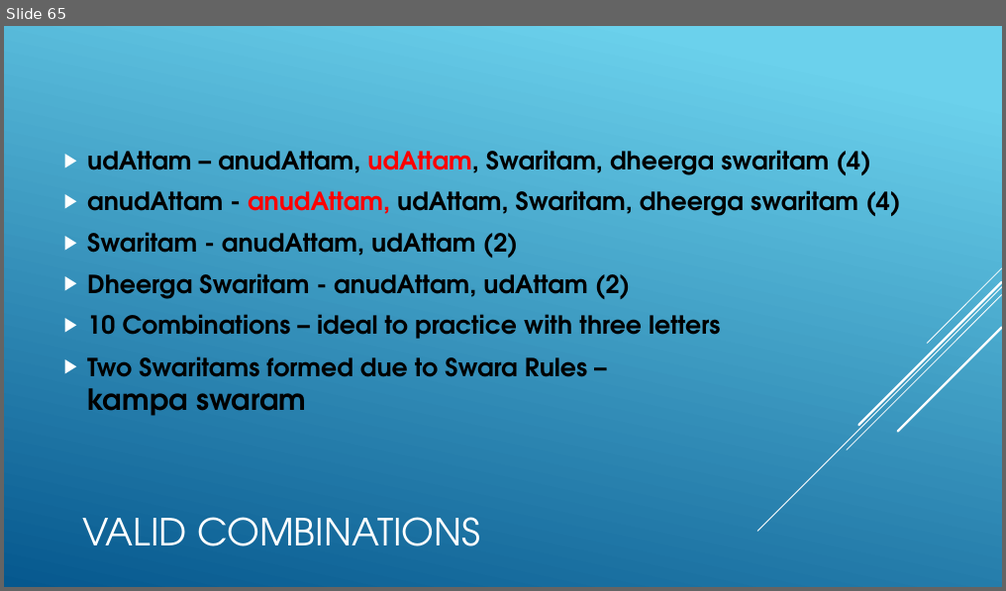
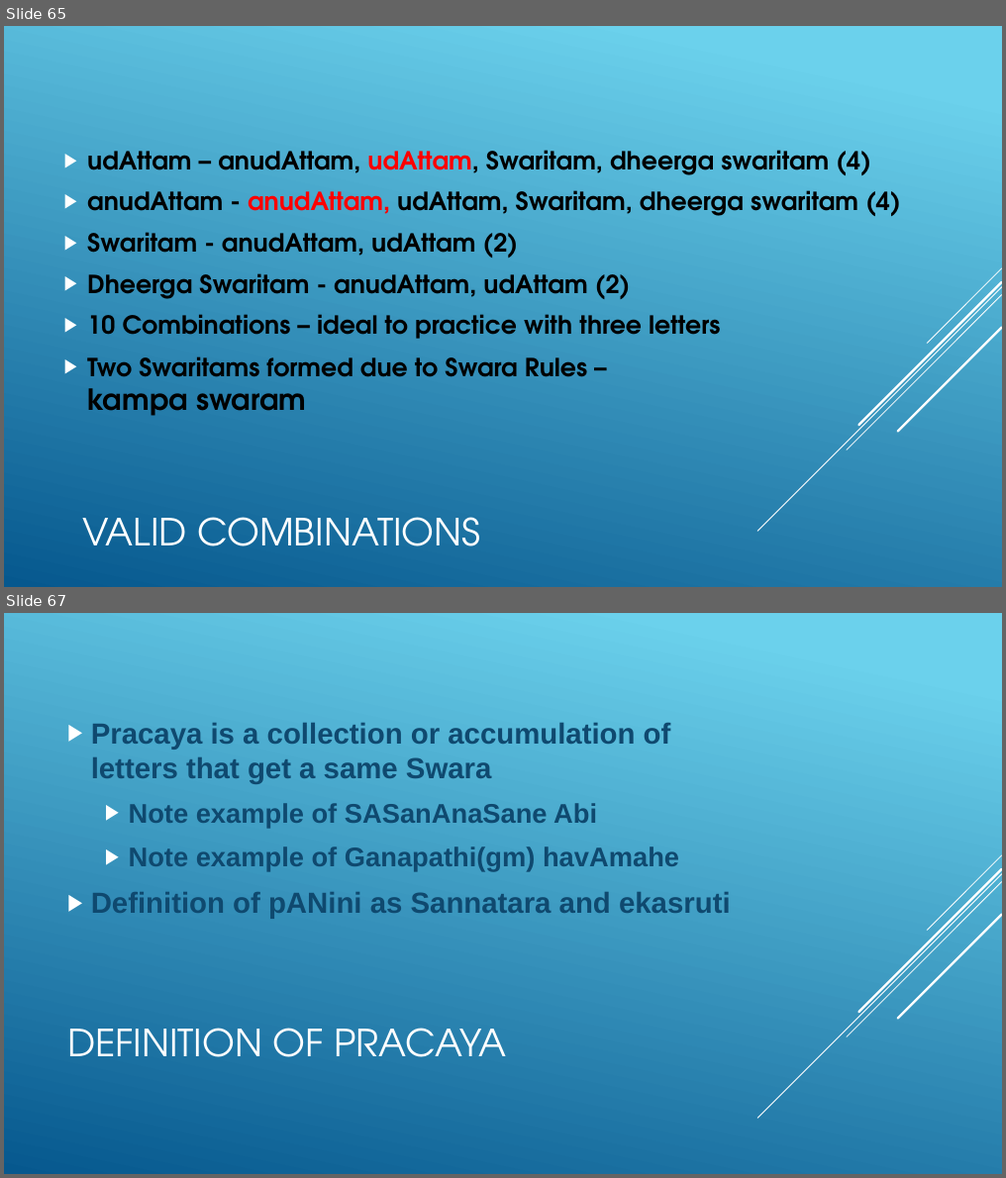
Before and after one commit to KYVeda/texts, a slide deck: Veda Lectures/Veda Basics.pptx. Shown one above the other, each under a label of ours: slide 65 before the commit, slides 65 and 67 after it; the slides between them are not shown. The pictures are 1006x591 and 1006x1178 pixels, drawn with LibreOffice and Linux fonts; fonts in the diff are those of the drawing. Boxes give left, top, right and bottom in pixels: in the first picture for what was removed or moved away, otherwise in the second. Text is boxed around its words. In the diff, an @@ line names an element or a change of style, - is before the commit and + after.

```diff
--- a/Veda Lectures/Veda Basics.pptx
+++ b/Veda Lectures/Veda Basics.pptx
@@ slide 67 added at (4,613,1002,1174), background gradient #6ED2EB to #06588E; not listed: 5 template elements that a slide beside it also shows @@
@@ text added at (91,723,731,919), 28 pt, text #0F496F, bold @@
+▶ Pracaya is a collection or accumulation of letters that get a same Swara
+  ▶ Note example of SASanAnaSane Abi
+  ▶ Note example of Ganapathi(gm) havAmahe
+▶ Definition of pANini as Sannatara and ekasruti
@@ title added at (67,1028,506,1058), 36 pt, text #FFFFFF @@
+DEFINITION OF PRACAYA
```
Also in this commit, not shown: 1 other slide added, 2 other files.
